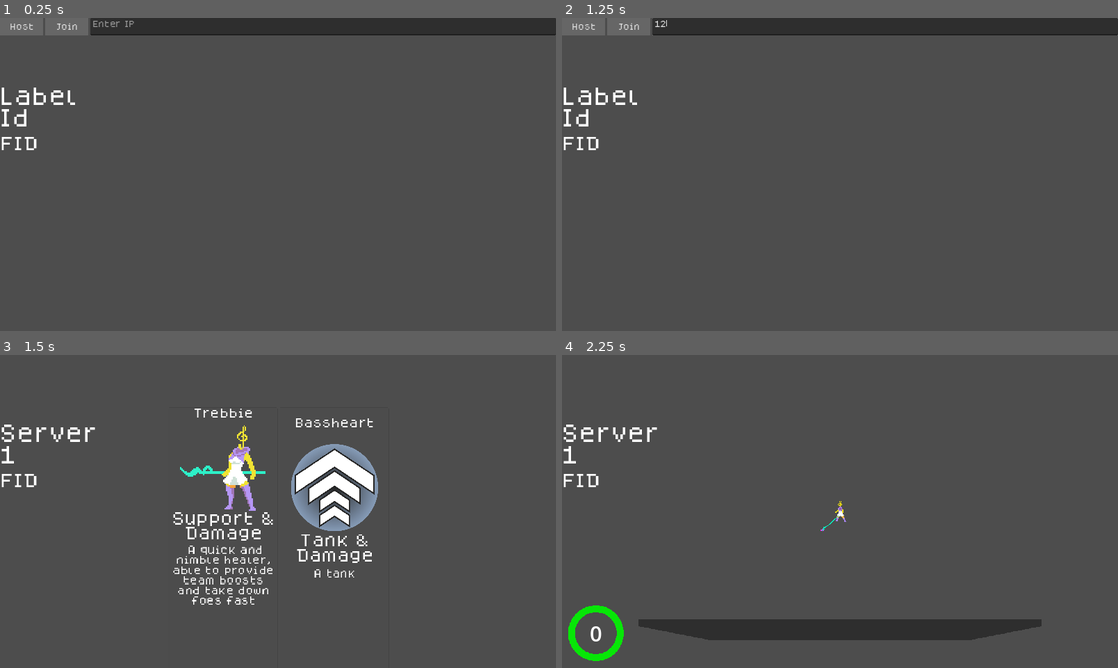
Above: before the commit, frames 1-4 (two rows, left to right).
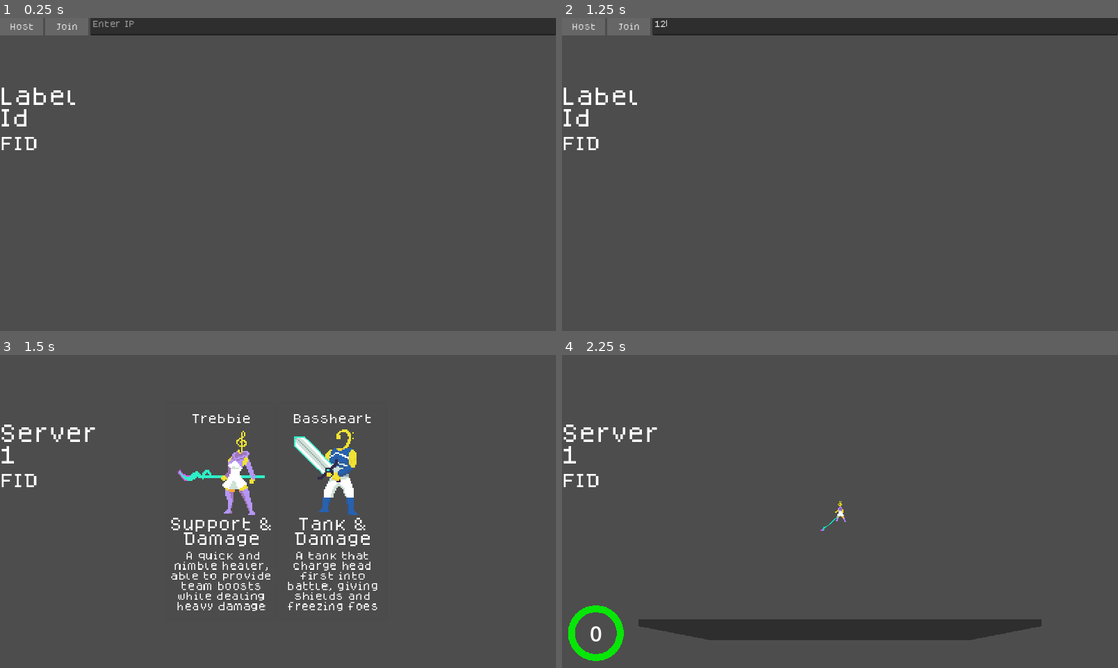
Above: after the commit, the same moments.

Repository: lokasc/rsPrototype
Game: Godot game, scene res://ver_1/game/main/game_manager.tscn
Two runs of this game, one before a commit and one after it. Both use one fixed random seed, a clock stepped at 60 frames per second and the inputs below.
Inputs (mouse positions are in pixels of both pictures, inside the frame that each line leads up to):
- Up to frame 1 (0.25 s): no input
- Up to frame 2 (1.25 s): click (884, 27) at 0.52 s; type "12" at 0.6 s
- Up to frame 3 (1.5 s): click "Host" at 1.25 s
- Up to frame 4 (2.25 s): click (784, 564) at 2.02 s

Frames 1-2 are identical in both runs. In frame 3, 8.3% of the frame differs, in the area x 30-68%, y 17-82%; in frame 4, nothing differs.

Commit message:
Character selection screen changes
- Added picture of Bassheart
- changed layout settings
    - added spacer on top so the name is always away from edge
    - changed container sizing options to fit
- Changed text on trebbie and bassheart
- changed panel size to fit text

Diff:
--- a/ver_1/character/hero/template_hero.tscn
+++ b/ver_1/character/hero/template_hero.tscn
@@ -1,7 +1,7 @@
 [gd_scene load_steps=10 format=3 uid="uid://d3lp2sqrwyacp"]
 
 [ext_resource type="Script" path="res://ver_1/character/hero/base_hero.gd" id="1_g61si"]
-[ext_resource type="Texture2D" uid="uid://h2p4t7iiyded" path="res://trebs.png" id="2_j8yao"]
+[ext_resource type="Texture2D" uid="uid://cssofedi35duh" path="res://Trebbie.png" id="3_85a5c"]
 [ext_resource type="Script" path="res://ver_1/game/net/player_input.gd" id="3_xjkk8"]
 [ext_resource type="PackedScene" uid="uid://cygb46cfx7bom" path="res://ver_1/vfx/text_pop_up.tscn" id="4_8jjbb"]
 [ext_resource type="PackedScene" uid="uid://c48dnnj6ck6nx" path="res://ver_1/status_effects/status_holder.tscn" id="5_njwas"]
@@ -35,7 +35,7 @@
 
 [node name="Sprite2D" type="Sprite2D" parent="."]
 scale = Vector2(0.15, 0.15)
-texture = ExtResource("2_j8yao")
+texture = ExtResource("3_85a5c")
 
 [node name="TextPopUp" parent="." instance=ExtResource("4_8jjbb")]
 
--- a/ver_1/game/UI/UI.tscn
+++ b/ver_1/game/UI/UI.tscn
@@ -25,8 +25,18 @@
 text = " "
 
 [node name="CharSelectLayer" type="CanvasLayer" parent="."]
-visible = false
 
 [node name="CharacterSelectUi" parent="CharSelectLayer" instance=ExtResource("3_dup0n")]
+anchors_preset = 8
+anchor_left = 0.5
+anchor_top = 0.5
+anchor_right = 0.5
+anchor_bottom = 0.5
+offset_left = -258.0
+offset_top = -226.0
+offset_right = 258.0
+offset_bottom = 226.0
+grow_horizontal = 2
+grow_vertical = 2
 
 [editable path="PlayerUi"]
--- a/ver_1/game/UI/character_selection/character_select_ui.tscn
+++ b/ver_1/game/UI/character_selection/character_select_ui.tscn
@@ -1,50 +1,54 @@
-[gd_scene load_steps=3 format=3 uid="uid://ds4octed2ry4r"]
+[gd_scene load_steps=4 format=3 uid="uid://ds4octed2ry4r"]
 
+[ext_resource type="Texture2D" uid="uid://cssofedi35duh" path="res://Trebbie.png" id="2_0wsk2"]
 [ext_resource type="PackedScene" uid="uid://61v1jyejjt02" path="res://ver_1/game/UI/character_selection/character_selection_card.tscn" id="2_nl3ak"]
-[ext_resource type="Texture2D" uid="uid://h2p4t7iiyded" path="res://trebs.png" id="3_bbaun"]
+[ext_resource type="Texture2D" uid="uid://che3sr87mwe68" path="res://Bassheart.png" id="3_syq1d"]
 
 [node name="CharacterSelectUi" type="HBoxContainer"]
-anchors_preset = 15
-anchor_right = 1.0
-anchor_bottom = 1.0
-offset_left = 387.0
-offset_top = 121.0
-offset_right = 387.0
-offset_bottom = 121.0
-grow_horizontal = 2
-grow_vertical = 2
+offset_right = 1280.0
+offset_bottom = 720.0
+size_flags_horizontal = 3
+size_flags_vertical = 3
 
 [node name="Trebbie" parent="." instance=ExtResource("2_nl3ak")]
 layout_mode = 2
+size_flags_horizontal = 4
+size_flags_vertical = 4
 
-[node name="Name" parent="Trebbie/VBoxContainer" index="0"]
+[node name="Name" parent="Trebbie/VBoxContainer" index="1"]
 text = "[center]Trebbie[/center]
 "
 
-[node name="TextureRect" parent="Trebbie/VBoxContainer" index="1"]
-texture = ExtResource("3_bbaun")
+[node name="TextureRect" parent="Trebbie/VBoxContainer" index="2"]
+texture = ExtResource("2_0wsk2")
 
-[node name="Role" parent="Trebbie/VBoxContainer" index="2"]
+[node name="Role" parent="Trebbie/VBoxContainer" index="3"]
 text = "[center]Support & Damage[/center]
 "
 
-[node name="Description" parent="Trebbie/VBoxContainer" index="3"]
-text = "[center] A quick and nimble healer, able to provide team boosts and take down foes fast[/center]
+[node name="Description" parent="Trebbie/VBoxContainer" index="4"]
+text = "[center] A quick and nimble healer, able to provide team boosts while dealing heavy damage[/center]
 "
 
 [node name="Bass" parent="." instance=ExtResource("2_nl3ak")]
 layout_mode = 2
+size_flags_horizontal = 4
+size_flags_vertical = 4
 
-[node name="Name" parent="Bass/VBoxContainer" index="0"]
+[node name="Name" parent="Bass/VBoxContainer" index="1"]
 text = "[center]Bassheart[/center]
 "
 
-[node name="Role" parent="Bass/VBoxContainer" index="2"]
+[node name="TextureRect" parent="Bass/VBoxContainer" index="2"]
+texture = ExtResource("3_syq1d")
+flip_h = true
+
+[node name="Role" parent="Bass/VBoxContainer" index="3"]
 text = "[center]Tank & Damage[/center]
 "
 
-[node name="Description" parent="Bass/VBoxContainer" index="3"]
-text = "[center]A tank[/center]
+[node name="Description" parent="Bass/VBoxContainer" index="4"]
+text = "[center]A tank that charge head first into battle, giving shields and freezing foes[/center]
 
 
 "
--- a/ver_1/game/UI/character_selection/character_selection_card.tscn
+++ b/ver_1/game/UI/character_selection/character_selection_card.tscn
@@ -1,12 +1,11 @@
-[gd_scene load_steps=4 format=3 uid="uid://61v1jyejjt02"]
+[gd_scene load_steps=3 format=3 uid="uid://61v1jyejjt02"]
 
 [ext_resource type="Script" path="res://ver_1/game/UI/character_selection/character_selection_card.gd" id="1_l727a"]
 [ext_resource type="Theme" uid="uid://bi5qmx7rssrn2" path="res://rs_theme.tres" id="2_ncwcg"]
-[ext_resource type="Texture2D" uid="uid://sxavbsunw0tr" path="res://assets/UI/upgrade.png" id="3_wroru"]
 
 [node name="CharacterSelectionCard" type="Panel"]
 process_mode = 3
-custom_minimum_size = Vector2(252, 452)
+custom_minimum_size = Vector2(252, 500)
 offset_right = 254.0
 offset_bottom = 452.0
 script = ExtResource("1_l727a")
@@ -17,9 +16,13 @@
 offset_bottom = 452.0
 alignment = 1
 
+[node name="Spacer" type="Control" parent="VBoxContainer"]
+custom_minimum_size = Vector2(0, 20)
+layout_mode = 2
+
 [node name="Name" type="RichTextLabel" parent="VBoxContainer"]
 layout_mode = 2
-size_flags_vertical = 6
+size_flags_vertical = 3
 theme = ExtResource("2_ncwcg")
 theme_override_font_sizes/normal_font_size = 24
 bbcode_enabled = true
@@ -28,16 +31,15 @@
 fit_content = true
 
 [node name="TextureRect" type="TextureRect" parent="VBoxContainer"]
-custom_minimum_size = Vector2(200, 0)
+custom_minimum_size = Vector2(200, 200)
 layout_mode = 2
 size_flags_horizontal = 4
-size_flags_vertical = 0
-texture = ExtResource("3_wroru")
+size_flags_vertical = 3
 expand_mode = 5
 
 [node name="Role" type="RichTextLabel" parent="VBoxContainer"]
 layout_mode = 2
-size_flags_vertical = 6
+size_flags_vertical = 3
 theme = ExtResource("2_ncwcg")
 theme_override_font_sizes/normal_font_size = 32
 bbcode_enabled = true
@@ -48,6 +50,7 @@
 [node name="Description" type="RichTextLabel" parent="VBoxContainer"]
 layout_mode = 2
 size_flags_vertical = 3
+size_flags_stretch_ratio = 5.0
 theme = ExtResource("2_ncwcg")
 theme_override_font_sizes/normal_font_size = 20
 bbcode_enabled = true
Binary file added: Bassheart.png
Not shown, changed: Bassheart.png.import
Binary file added: Trebbie.png
Not shown, added: Trebbie.png.import
Binary file removed: trebs.png
